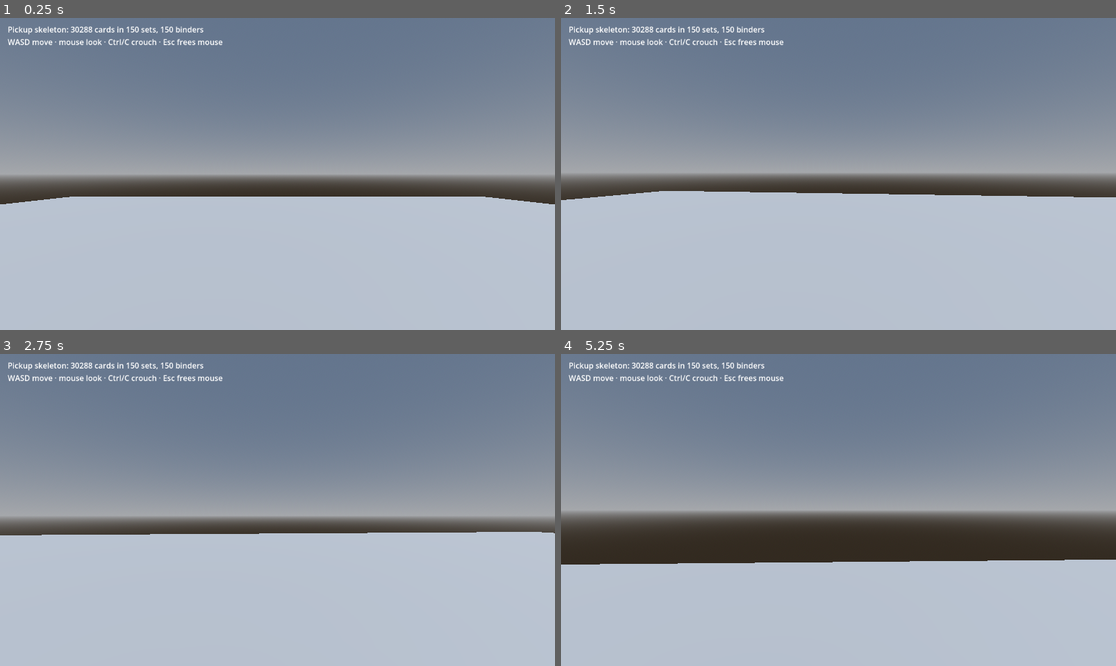
Above: before the commit, frames 1-4 (two rows, left to right).
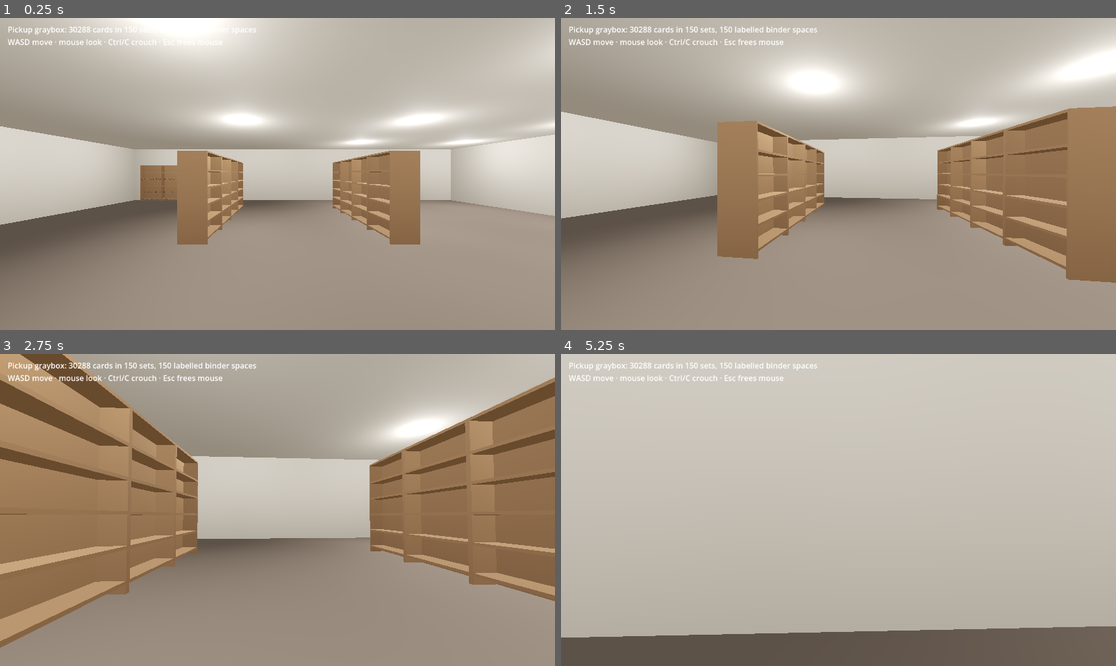
Above: after the commit, the same moments.

Repository: brian-kujawski/cracknstack
Game: Godot game, scene res://scenes/main.tscn
Same seed, same stepped clock (60 frames per second), same inputs: the game is played once before the commit and once after it.
Inputs (mouse positions are in pixels of both pictures, inside the frame that each line leads up to):
- Up to frame 1 (0.25 s): no input
- Up to frame 2 (1.5 s): tap Enter at 0.5 s; move the mouse to (866, 174) at 0.52 s; hold Ctrl (crouch) 0.53-1.28 s; hold W (move_forward) from 0.53 s (still down); move the mouse to (810, 174) at 1.27 s; tap Ctrl (crouch) at 1.35 s
- Up to frame 3 (2.75 s): keep holding W (move_forward); move the mouse to (288, 503) at 2.02 s; hold Ctrl (crouch) from 2.03 s (still down); tap C at 2.1 s
- Up to frame 4 (5.25 s): keep holding W (move_forward); move the mouse to (832, 516) at 2.77 s; release Ctrl (crouch) at 2.78 s; tap Ctrl (crouch) at 2.85, 4.55 s; move the mouse to (877, 513) at 3.52 s; hold Ctrl (crouch) 3.53-4.28 s; move the mouse to (794, 506) at 4.27 s; tap C at 4.35 s; move the mouse to (844, 510) at 5.02 s; hold Ctrl (crouch) from 5.03 s (still down)

The runs differ from the first frame. In frame 1, 99% of the frame differs, in the area x 0-100%, y 0-100%; in frame 2, 100%; in frame 3, 100%; in frame 4, 100%.

Commit message:
Add M1 graybox store with labelled binder shelving
- Store builder: shop floor with entrance, play tables, counter and two
  front-to-back aisles; back room through a doorway; ceiling lights
- ShelfUnit: graybox shelving with a labelled space per binder
- ShelfLayout: assigns binders to spaces in shelf order (release date),
  read left to right, top shelf first, unit by unit
- Main scene now spawns the player inside the front door
- Tests for the shelf layout

Co-Authored-By: Claude Opus 5.5 (1M context) <noreply@anthropic.com>
Claude-Session: https://claude.ai/code/session_01A4rZEjJeT1qtj1gUpey3E7

Diff:
--- a/scenes/main.tscn
+++ b/scenes/main.tscn
@@ -1,7 +1,8 @@
-[gd_scene load_steps=8 format=3]
+[gd_scene load_steps=7 format=3]
 
 [ext_resource type="Script" path="res://scripts/main.gd" id="1_main"]
 [ext_resource type="PackedScene" path="res://scenes/player/player.tscn" id="2_player"]
+[ext_resource type="Script" path="res://scripts/store/store_builder.gd" id="3_store"]
 
 [sub_resource type="ProceduralSkyMaterial" id="ProceduralSkyMaterial_sky"]
 
@@ -11,13 +12,10 @@
 [sub_resource type="Environment" id="Environment_main"]
 background_mode = 2
 sky = SubResource("Sky_main")
-ambient_light_source = 3
-
-[sub_resource type="BoxShape3D" id="BoxShape3D_floor"]
-size = Vector3(30, 0.2, 20)
-
-[sub_resource type="BoxMesh" id="BoxMesh_floor"]
-size = Vector3(30, 0.2, 20)
+ambient_light_source = 2
+ambient_light_color = Color(0.85, 0.82, 0.78, 1)
+ambient_light_energy = 0.35
+tonemap_mode = 2
 
 [node name="Main" type="Node3D"]
 script = ExtResource("1_main")
@@ -25,26 +23,16 @@
 [node name="WorldEnvironment" type="WorldEnvironment" parent="."]
 environment = SubResource("Environment_main")
 
-[node name="Sun" type="DirectionalLight3D" parent="."]
-transform = Transform3D(0.866025, -0.353553, 0.353553, 0, 0.707107, 0.707107, -0.5, -0.612372, 0.612372, 0, 6, 0)
-shadow_enabled = true
-
-[node name="Floor" type="StaticBody3D" parent="."]
-transform = Transform3D(1, 0, 0, 0, 1, 0, 0, 0, 1, 0, -0.1, 0)
-
-[node name="CollisionShape3D" type="CollisionShape3D" parent="Floor"]
-shape = SubResource("BoxShape3D_floor")
-
-[node name="MeshInstance3D" type="MeshInstance3D" parent="Floor"]
-mesh = SubResource("BoxMesh_floor")
+[node name="Store" type="Node3D" parent="."]
+script = ExtResource("3_store")
 
 [node name="Player" parent="." instance=ExtResource("2_player")]
-transform = Transform3D(1, 0, 0, 0, 1, 0, 0, 0, 1, 0, 0.1, 5)
+transform = Transform3D(1, 0, 0, 0, 1, 0, 0, 0, 1, 9, 0.1, 12.8)
 
 [node name="HUD" type="CanvasLayer" parent="."]
 
 [node name="Status" type="Label" parent="HUD"]
 offset_left = 16.0
 offset_top = 12.0
-offset_right = 800.0
+offset_right = 900.0
 offset_bottom = 70.0
--- a/scripts/main.gd
+++ b/scripts/main.gd
@@ -1,11 +1,11 @@
 extends Node3D
-## Skeleton main scene: an empty floor to walk on and a readout proving the
-## card data loaded. The graybox store replaces the floor in M1.
+## Main scene: the graybox store (M1) and the player. The card pile arrives
+## in M2.
 
 @onready var _status: Label = $HUD/Status
 
 
 func _ready() -> void:
 	var binders := CardDatabase.all_binders()
-	_status.text = "Pickup skeleton: %d cards in %d sets, %d binders\nWASD move · mouse look · Ctrl/C crouch · Esc frees mouse" % [
+	_status.text = "Pickup graybox: %d cards in %d sets, %d labelled binder spaces\nWASD move · mouse look · Ctrl/C crouch · Esc frees mouse" % [
 		CardDatabase.card_count(), CardDatabase.set_count(), binders.size()]
--- /dev/null
+++ b/scripts/store/shelf_layout.gd
@@ -0,0 +1,38 @@
+class_name ShelfLayout
+extends RefCounted
+## Which shelf space each binder belongs in. Spaces are read like a book:
+## left to right along a shelf, top shelf first, then on to the next unit.
+## Binders fill spaces in shelf order (release date, then volume), so the
+## finished wall reads as the game's timeline (plan §3.2, Layer 2).
+
+const SHELVES_PER_UNIT := 5
+const SPACES_PER_SHELF := 12
+const SPACES_PER_UNIT := SHELVES_PER_UNIT * SPACES_PER_SHELF
+
+
+## The (unit, shelf, space) slot for a position in shelf order. Shelf 0 is
+## the top shelf; space 0 is the leftmost space as you face the unit.
+static func slot_for_index(index: int) -> Vector3i:
+	var within_unit := index % SPACES_PER_UNIT
+	return Vector3i(index / SPACES_PER_UNIT, within_unit / SPACES_PER_SHELF, within_unit % SPACES_PER_SHELF)
+
+
+static func units_needed(binder_count: int) -> int:
+	return ceili(float(binder_count) / SPACES_PER_UNIT)
+
+
+## Per unit, a flat array of SPACES_PER_UNIT entries (BinderRange or null for
+## an unlabelled space), indexed by shelf * SPACES_PER_SHELF + space.
+static func assign(binders: Array[BinderRange], unit_count: int) -> Array[Array]:
+	var units: Array[Array] = []
+	for u in unit_count:
+		var spaces := []
+		spaces.resize(SPACES_PER_UNIT)
+		units.append(spaces)
+	for i in binders.size():
+		var slot := slot_for_index(i)
+		if slot.x >= unit_count:
+			push_error("ShelfLayout: %d binders don't fit in %d units" % [binders.size(), unit_count])
+			break
+		units[slot.x][slot.y * SPACES_PER_SHELF + slot.z] = binders[i]
+	return units
--- /dev/null
+++ b/scripts/store/shelf_unit.gd
@@ -0,0 +1,70 @@
+class_name ShelfUnit
+extends StaticBody3D
+## One graybox shelving unit. Its origin is on the floor, centred under the
+## unit, and its open front faces local +Z.
+##
+## Labelled units show each binder's set code and number range on the shelf
+## lip under its space; the binders themselves arrive in M2/M3.
+
+const SPACE_WIDTH := 0.1
+const WIDTH := ShelfLayout.SPACES_PER_SHELF * SPACE_WIDTH
+const DEPTH := 0.35
+const HEIGHT := 2.2
+const BOARD_THICKNESS := 0.04
+const SIDE_THICKNESS := 0.03
+## Height of each shelf board's top surface, top shelf first.
+const SHELF_HEIGHTS := [1.75, 1.35, 0.95, 0.55, 0.15]
+
+## Per space (shelf * SPACES_PER_SHELF + space): the binder that belongs
+## there, or null. Empty for unlabelled units such as aisle gondolas.
+var spaces: Array = []
+
+
+## Builds the meshes, collision and labels. Call once before adding to the tree.
+func build(space_binders: Array, material: Material) -> void:
+	spaces = space_binders
+	_add_box(Vector3(SIDE_THICKNESS, HEIGHT, DEPTH), Vector3(-(WIDTH + SIDE_THICKNESS) / 2, HEIGHT / 2, 0), material)
+	_add_box(Vector3(SIDE_THICKNESS, HEIGHT, DEPTH), Vector3((WIDTH + SIDE_THICKNESS) / 2, HEIGHT / 2, 0), material)
+	_add_box(Vector3(WIDTH, HEIGHT, 0.02), Vector3(0, HEIGHT / 2, -DEPTH / 2 + 0.01), material)
+	_add_box(Vector3(WIDTH, BOARD_THICKNESS, DEPTH), Vector3(0, HEIGHT - BOARD_THICKNESS / 2, 0), material)
+	for top in SHELF_HEIGHTS:
+		_add_box(Vector3(WIDTH, BOARD_THICKNESS, DEPTH), Vector3(0, top - BOARD_THICKNESS / 2, 0), material)
+
+	var shape := CollisionShape3D.new()
+	var box := BoxShape3D.new()
+	box.size = Vector3(WIDTH + 2 * SIDE_THICKNESS, HEIGHT, DEPTH)
+	shape.shape = box
+	shape.position.y = HEIGHT / 2
+	add_child(shape)
+
+	for i in spaces.size():
+		var binder: BinderRange = spaces[i]
+		if binder == null:
+			continue
+		var label := Label3D.new()
+		label.text = "%s\n%d–%d" % [binder.set_code, binder.first, binder.last]
+		label.font_size = 32
+		label.pixel_size = 0.0007
+		label.modulate = Color(0.15, 0.15, 0.15)
+		label.outline_size = 0
+		label.double_sided = false
+		label.position = space_position(i / ShelfLayout.SPACES_PER_SHELF, i % ShelfLayout.SPACES_PER_SHELF)
+		label.position.y -= BOARD_THICKNESS / 2
+		label.position.z = DEPTH / 2 + 0.002
+		label.set_meta("binder_label", binder.label)
+		add_child(label)
+
+
+## Local position of the centre of a space's floor (the top of its board).
+func space_position(shelf: int, space: int) -> Vector3:
+	return Vector3(-WIDTH / 2 + SPACE_WIDTH * (space + 0.5), SHELF_HEIGHTS[shelf], 0)
+
+
+func _add_box(size: Vector3, center: Vector3, material: Material) -> void:
+	var mesh := BoxMesh.new()
+	mesh.size = size
+	var instance := MeshInstance3D.new()
+	instance.mesh = mesh
+	instance.material_override = material
+	instance.position = center
+	add_child(instance)
--- /dev/null
+++ b/scripts/store/store_builder.gd
@@ -0,0 +1,161 @@
+extends Node3D
+## Builds the graybox store (M1): main floor with an entrance, play tables,
+## counter and two aisles of gondola shelving; a back room through a doorway;
+## and the labelled wall shelving where every binder has its space.
+##
+## Everything is plain boxes so the layout is cheap to change. Coordinates are
+## metres: x runs 0..TOTAL_WIDTH left to right as you walk in, z runs from the
+## back wall (0) to the storefront (DEPTH), y is up.
+
+const MAIN_WIDTH := 20.0
+const BACK_ROOM_WIDTH := 8.0
+const TOTAL_WIDTH := MAIN_WIDTH + BACK_ROOM_WIDTH
+const DEPTH := 14.0
+const CEILING_HEIGHT := 3.2
+const WALL_THICKNESS := 0.2
+const ENTRANCE := Vector2(8.0, 10.0) # x range of the front door gap
+const BACK_ROOM_DOOR := Vector2(6.0, 8.0) # z range of the doorway in the partition
+
+var _wall_material := _material(Color(0.86, 0.84, 0.8))
+var _floor_material := _material(Color(0.55, 0.5, 0.45))
+var _shelf_material := _material(Color(0.62, 0.48, 0.34))
+var _fixture_material := _material(Color(0.3, 0.32, 0.36))
+var _table_material := _material(Color(0.2, 0.42, 0.3))
+
+
+func _ready() -> void:
+	_build_shell()
+	_build_labelled_shelving()
+	_build_aisles()
+	_build_fixtures()
+	_build_back_room()
+	_build_lights()
+
+
+func _build_shell() -> void:
+	var half := WALL_THICKNESS / 2
+	_add_solid(Vector3(TOTAL_WIDTH, 0.2, DEPTH), Vector3(TOTAL_WIDTH / 2, -0.1, DEPTH / 2), _floor_material)
+	_add_solid(Vector3(TOTAL_WIDTH, 0.2, DEPTH), Vector3(TOTAL_WIDTH / 2, CEILING_HEIGHT + 0.1, DEPTH / 2), _wall_material)
+	# Back, left and right walls.
+	_add_wall_x(0.0, TOTAL_WIDTH, -half)
+	_add_wall_z(-half, 0.0, DEPTH)
+	_add_wall_z(TOTAL_WIDTH + half, 0.0, DEPTH)
+	# Storefront with the entrance gap.
+	_add_wall_x(0.0, ENTRANCE.x, DEPTH + half)
+	_add_wall_x(ENTRANCE.y, TOTAL_WIDTH, DEPTH + half)
+	_add_solid(Vector3(ENTRANCE.y - ENTRANCE.x, 0.8, WALL_THICKNESS),
+		Vector3((ENTRANCE.x + ENTRANCE.y) / 2, CEILING_HEIGHT - 0.4, DEPTH + half), _wall_material)
+	# Partition between the shop floor and the back room, with a doorway.
+	_add_wall_z(MAIN_WIDTH, 0.0, BACK_ROOM_DOOR.x)
+	_add_wall_z(MAIN_WIDTH, BACK_ROOM_DOOR.y, DEPTH)
+	_add_solid(Vector3(WALL_THICKNESS, 0.9, BACK_ROOM_DOOR.y - BACK_ROOM_DOOR.x),
+		Vector3(MAIN_WIDTH, CEILING_HEIGHT - 0.45, (BACK_ROOM_DOOR.x + BACK_ROOM_DOOR.y) / 2), _wall_material)
+
+
+## Wall shelving for every binder: along the back wall first, then down the
+## left wall toward the storefront. Units are filled in shelf order.
+func _build_labelled_shelving() -> void:
+	var binders := CardDatabase.all_binders()
+	var unit_count := ShelfLayout.units_needed(binders.size())
+	var assignments := ShelfLayout.assign(binders, unit_count)
+	var unit_width := ShelfUnit.WIDTH + 2 * ShelfUnit.SIDE_THICKNESS
+	var back_wall_units := int((MAIN_WIDTH - 1.0) / unit_width)
+	for u in unit_count:
+		var unit := ShelfUnit.new()
+		unit.name = "BinderShelf%02d" % (u + 1)
+		unit.build(assignments[u], _shelf_material)
+		if u < back_wall_units:
+			# Back wall, reading left to right as you face it.
+			unit.position = Vector3(0.6 + unit_width * (u + 0.5), 0, ShelfUnit.DEPTH / 2)
+		else:
+			# Left wall, facing +x, continuing from the back corner toward the front.
+			var along := u - back_wall_units
+			unit.rotation.y = PI / 2
+			unit.position = Vector3(ShelfUnit.DEPTH / 2, 0, 1.0 + unit_width * (along + 0.5))
+		add_child(unit)
+
+
+## Two aisles of double-sided gondola shelving in the middle of the shop
+## floor. They run front to back, so from the door you look down the aisles
+## to the binder wall.
+func _build_aisles() -> void:
+	var unit_width := ShelfUnit.WIDTH + 2 * ShelfUnit.SIDE_THICKNESS
+	for row_x in [7.0, 12.0]:
+		for i in 4:
+			var z := 3.0 + unit_width * (i + 0.5)
+			for facing in [PI / 2, -PI / 2]:
+				var unit := ShelfUnit.new()
+				unit.build([], _shelf_material)
+				unit.rotation.y = facing
+				# Facing +x sits on the +x side of the row's spine, and vice versa.
+				unit.position = Vector3(row_x + (ShelfUnit.DEPTH / 2) * (1 if facing > 0 else -1), 0, z)
+				add_child(unit)
+
+
+func _build_fixtures() -> void:
+	# Front counter, right of the door.
+	_add_solid(Vector3(4.0, 1.0, 0.8), Vector3(16.0, 0.5, 11.2), _fixture_material)
+	# Play tables, left of the door.
+	for center in [Vector2(2.6, 11.8), Vector2(5.4, 11.8), Vector2(2.6, 9.8)]:
+		_add_solid(Vector3(1.8, 0.75, 0.9), Vector3(center.x, 0.375, center.y), _table_material)
+
+
+## Plain storage racks along the back room's walls.
+func _build_back_room() -> void:
+	var unit_width := ShelfUnit.WIDTH + 2 * ShelfUnit.SIDE_THICKNESS
+	for i in 5:
+		var rack := ShelfUnit.new()
+		rack.build([], _shelf_material)
+		rack.position = Vector3(MAIN_WIDTH + 1.0 + unit_width * (i + 0.5), 0, ShelfUnit.DEPTH / 2)
+		add_child(rack)
+	for i in 8:
+		var rack := ShelfUnit.new()
+		rack.build([], _shelf_material)
+		rack.rotation.y = -PI / 2
+		rack.position = Vector3(TOTAL_WIDTH - ShelfUnit.DEPTH / 2, 0, 2.5 + unit_width * (i + 0.5))
+		add_child(rack)
+	_add_solid(Vector3(2.0, 0.9, 1.0), Vector3(23.5, 0.45, 11.0), _fixture_material) # work table
+
+
+func _build_lights() -> void:
+	for x in [3.0, 8.0, 13.0, 18.0, 22.0, 26.0]:
+		for z in [3.0, 7.0, 11.0]:
+			var light := OmniLight3D.new()
+			light.position = Vector3(x, CEILING_HEIGHT - 0.3, z)
+			light.omni_range = 6.5
+			light.light_energy = 1.2
+			add_child(light)
+
+
+func _add_wall_x(x_from: float, x_to: float, z: float) -> void:
+	_add_solid(Vector3(x_to - x_from, CEILING_HEIGHT, WALL_THICKNESS),
+		Vector3((x_from + x_to) / 2, CEILING_HEIGHT / 2, z), _wall_material)
+
+
+func _add_wall_z(x: float, z_from: float, z_to: float) -> void:
+	_add_solid(Vector3(WALL_THICKNESS, CEILING_HEIGHT, z_to - z_from),
+		Vector3(x, CEILING_HEIGHT / 2, (z_from + z_to) / 2), _wall_material)
+
+
+func _add_solid(size: Vector3, center: Vector3, material: Material) -> void:
+	var body := StaticBody3D.new()
+	body.position = center
+	var mesh := BoxMesh.new()
+	mesh.size = size
+	var instance := MeshInstance3D.new()
+	instance.mesh = mesh
+	instance.material_override = material
+	body.add_child(instance)
+	var shape := CollisionShape3D.new()
+	var box := BoxShape3D.new()
+	box.size = size
+	shape.shape = box
+	body.add_child(shape)
+	add_child(body)
+
+
+static func _material(color: Color) -> StandardMaterial3D:
+	var material := StandardMaterial3D.new()
+	material.albedo_color = color
+	material.roughness = 0.9
+	return material
--- a/tests/test_runner.gd
+++ b/tests/test_runner.gd
@@ -14,6 +14,7 @@
 	_test_binder_ranges()
 	_test_binder_layout()
 	_test_card_sort()
+	_test_shelf_layout()
 	print("%d checks, %d failed" % [_checks, _failures])
 	get_tree().quit(1 if _failures > 0 else 0)
 
@@ -96,3 +97,30 @@
 	var c := CardDatabase.cards_in_set(last_set.code)[0]
 	_check(CardSort.compare(a, b) and not CardSort.compare(b, a), "lower collector number sorts first")
 	_check(CardSort.compare(b, c), "earlier set sorts before later set regardless of number")
+
+
+func _test_shelf_layout() -> void:
+	_check(ShelfLayout.slot_for_index(0) == Vector3i(0, 0, 0), "first binder is top-left of the first unit")
+	_check(ShelfLayout.slot_for_index(11) == Vector3i(0, 0, 11), "binder 12 ends the top shelf")
+	_check(ShelfLayout.slot_for_index(12) == Vector3i(0, 1, 0), "binder 13 starts the second shelf")
+	_check(ShelfLayout.slot_for_index(60) == Vector3i(1, 0, 0), "binder 61 starts the next unit")
+
+	var binders := CardDatabase.all_binders()
+	var unit_count := ShelfLayout.units_needed(binders.size())
+	var units := ShelfLayout.assign(binders, unit_count)
+	var seen := 0
+	var previous: BinderRange = null
+	var in_order := true
+	for unit in units:
+		for binder in unit:
+			if binder == null:
+				continue
+			seen += 1
+			if previous != null:
+				var prev_set := CardDatabase.get_set(previous.set_code)
+				var this_set := CardDatabase.get_set(binder.set_code)
+				var same_set_later_volume: bool = previous.set_code == binder.set_code and previous.volume < binder.volume
+				in_order = in_order and (same_set_later_volume or CardSort.compare_sets(prev_set, this_set))
+			previous = binder
+	_check(seen == binders.size(), "every binder gets exactly one shelf space (%d of %d)" % [seen, binders.size()])
+	_check(in_order, "shelf spaces read in release-date order")
Not shown, added: scripts/store/shelf_layout.gd.uid
Not shown, added: scripts/store/shelf_unit.gd.uid
Not shown, added: scripts/store/store_builder.gd.uid
